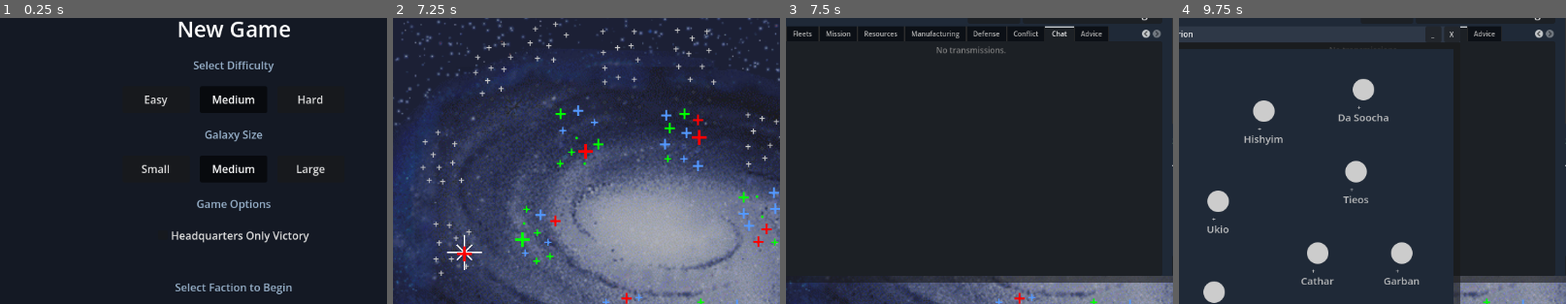
Above: before the commit, frames 1-4 (left to right).
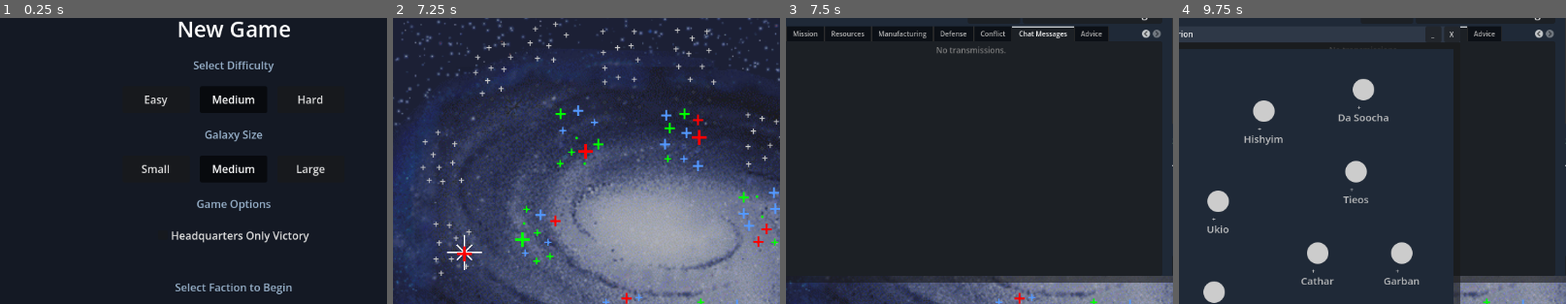
Above: after the commit, the same moments.

Repository: TeeJS/schmitz-wars
Game: Godot game, scene res://Menu.tscn
Two runs of this game, one before a commit and one after it. Both use one fixed random seed, a clock stepped at 60 frames per second and the inputs below.
Inputs:
- Up to frame 1 (0.25 s): no input
- Up to frame 2 (7.25 s): click "Easy" at 0.5 s; click "Easy" at 1.25 s; click "Medium" at 2 s; click "Hard" at 2.75 s; click "Small" at 3.5 s; click "Medium" at 4.25 s; click "Large" at 5 s; click "Headquarters Only Victory" at 5.75 s; click "Rebel Alliance" at 6.5 s
- Up to frame 3 (7.5 s): click "Chat" at 7.25 s
- Up to frame 4 (9.75 s): click "Continue Mission" at 8 s; click "Continue Mission" at 8.75 s; click "Abrion" at 9.5 s
The pictures show only the part of the screen within x 20-70%, y 13-63%; the shares and areas given below are measured in that part.

Frames 1-2 are identical in both runs. In frame 3, 0.9% of the frame differs, in the area x 2-73%, y 2-9%; in frame 4, nothing differs.
Error before the commit: Invalid assignment of property or key 'PendingMission' with value of type 'Nil' on a base object of type 'Nil'. (res://src/ui/message_window.gd:300)
Error after the commit: Invalid assignment of property or key 'PendingMission' with value of type 'Nil' on a base object of type 'Nil'. (res://src/ui/message_window.gd:339)

Commit message:
The in-game head-to-head pieces: Chat Messages, Compose Chat Message, shared speed, Waiting for Opponent, Save
Fig 5.10: the tab is titled Chat Messages, a double-click opens a message
(a single click still selects), and a Compose Chat Message button sits at
the bottom of the right-hand column in a head-to-head game; the incoming
line reads 'Message From The Empire'. Fig 5.11: the Compose Chat Message
window with 'Type your message here', Send message, Cancel, the Close
button and Return to Display Message Index; the message travels as the
chat command.

Manual p163: the game runs at the slower of the two speed settings and the
face of the control says '(set by opponent)' when the opponent's governs;
opening the Game Options screen stops the clock and the opponent sees
Waiting for Opponent, as does a Pause or a dropped connection; after a
minute a Leave Game button appears behind a confirmation. Save Game on the
Game Options screen, host only, confirms the game is on both computers
(every line already is) or says the relay is unreachable. A desync mid-game
is repaired from the shared log as in M2. Speed and pause travel as the
protocol's speed line, so a loaded game resumes at the recorded speeds.
Re-choosing the running speed no longer restarts the day.

Gates: tests/mp_screens.gd 58/58; tools/mp-flow-local.ps1 -Days 16 -Load
15/15 and 15/15, with the host's chat received, the guest's Waiting for
Opponent shown during the host's Game Options screen, and the host's face
showing the guest's slower setting. ui_smoke --main and the relay lockstep
gate unchanged.

Co-Authored-By: Claude Fable 5.1 <noreply@anthropic.com>

Diff:
--- a/src/command/command_applier.gd
+++ b/src/command/command_applier.gd
@@ -148,7 +148,11 @@
 			for h in GameSettings.HumanFactions:
 				if h == sender:
 					continue
-				var msg := GameMessage.new("Message from %s" % (sender.DisplayName if sender != null else "the other side"),
+				# Fig 5.10's row reads "Message From The Empire": the side's last name word.
+				var who := "other side"
+				if sender != null:
+					who = sender.DisplayName.get_slice(" ", sender.DisplayName.get_slice_count(" ") - 1)
+				var msg := GameMessage.new("Message From The %s" % who,
 					str(a.get("text", "")), Enums.MessageCategory.Chat, day)
 				EventBus.Tell(h, msg)
 			return Result.success()
--- a/src/net/lockstep_session.gd
+++ b/src/net/lockstep_session.gd
@@ -28,6 +28,8 @@
 var my_speed: int = 2
 var remote_speed: int = 2
 var remote_hello: Dictionary = {}
+## The relay said the opponent's seat dropped (`left`) and has not been retaken.
+var opponent_gone: bool = false
 var hello_mismatch: String = ""
 ## After a resync: did our replay reproduce our own hash (true = the opponent diverged)?
 var last_resync_faithful: bool = false
@@ -127,6 +129,10 @@
 			_check(d)
 		"speed":
 			remote_speed = int(msg.get("level", 2))
+		"left":
+			opponent_gone = true
+		"guest", "host":
+			opponent_gone = false
 
 
 func _check(d: int) -> void:
--- /dev/null
+++ b/src/ui/ComposeChatMessageWindow.tscn
@@ -0,0 +1,128 @@
+[gd_scene format=3]
+
+[ext_resource type="Script" path="res://src/ui/compose_chat_message_window.gd" id="1_compose"]
+
+[node name="ComposeChatMessageWindow" type="PanelContainer"]
+custom_minimum_size = Vector2(560, 320)
+offset_right = 560.0
+offset_bottom = 320.0
+script = ExtResource("1_compose")
+
+[node name="MainVBox" type="VBoxContainer" parent="."]
+layout_mode = 2
+theme_override_constants/separation = 0
+
+[node name="TitleBar" type="ColorRect" parent="MainVBox"]
+unique_name_in_owner = true
+custom_minimum_size = Vector2(0, 24)
+layout_mode = 2
+color = Color(0.18, 0.22, 0.28, 1)
+
+[node name="HBox" type="HBoxContainer" parent="MainVBox/TitleBar"]
+layout_mode = 1
+anchors_preset = 15
+anchor_right = 1.0
+anchor_bottom = 1.0
+grow_horizontal = 2
+grow_vertical = 2
+
+[node name="TitleBarLabel" type="Label" parent="MainVBox/TitleBar/HBox"]
+unique_name_in_owner = true
+layout_mode = 2
+size_flags_horizontal = 3
+theme_override_font_sizes/font_size = 12
+text = " Compose Chat Message"
+vertical_alignment = 1
+
+[node name="MinimizeButton" type="Button" parent="MainVBox/TitleBar/HBox"]
+unique_name_in_owner = true
+visible = false
+custom_minimum_size = Vector2(24, 0)
+layout_mode = 2
+theme_override_font_sizes/font_size = 10
+text = "_"
+
+[node name="CloseButton" type="Button" parent="MainVBox/TitleBar/HBox"]
+unique_name_in_owner = true
+custom_minimum_size = Vector2(24, 0)
+layout_mode = 2
+tooltip_text = "Close button."
+theme_override_font_sizes/font_size = 10
+text = "X"
+
+[node name="ContentArea" type="MarginContainer" parent="MainVBox"]
+unique_name_in_owner = true
+layout_mode = 2
+size_flags_vertical = 3
+theme_override_constants/margin_left = 12
+theme_override_constants/margin_top = 12
+theme_override_constants/margin_right = 12
+theme_override_constants/margin_bottom = 12
+
+[node name="ColorRect" type="ColorRect" parent="MainVBox/ContentArea"]
+layout_mode = 2
+color = Color(0.121569, 0.160784, 0.215686, 1)
+
+[node name="Split" type="HBoxContainer" parent="MainVBox/ContentArea"]
+layout_mode = 2
+theme_override_constants/separation = 12
+
+[node name="Left" type="VBoxContainer" parent="MainVBox/ContentArea/Split"]
+layout_mode = 2
+size_flags_horizontal = 3
+theme_override_constants/separation = 8
+
+[node name="Picture" type="ColorRect" parent="MainVBox/ContentArea/Split/Left"]
+custom_minimum_size = Vector2(0, 170)
+layout_mode = 2
+size_flags_vertical = 3
+color = Color(0.06, 0.08, 0.11, 1)
+
+[node name="PictureLabel" type="Label" parent="MainVBox/ContentArea/Split/Left/Picture"]
+layout_mode = 1
+anchors_preset = 15
+anchor_right = 1.0
+anchor_bottom = 1.0
+grow_horizontal = 2
+grow_vertical = 2
+theme_override_colors/font_color = Color(0.4, 0.45, 0.5, 1)
+text = "[ Picture ]"
+horizontal_alignment = 1
+vertical_alignment = 1
+
+[node name="MessageEntry" type="LineEdit" parent="MainVBox/ContentArea/Split/Left"]
+unique_name_in_owner = true
+layout_mode = 2
+tooltip_text = "Type your message here."
+placeholder_text = "Type your message here."
+max_length = 200
+
+[node name="SendRow" type="HBoxContainer" parent="MainVBox/ContentArea/Split/Left"]
+layout_mode = 2
+theme_override_constants/separation = 8
+alignment = 2
+
+[node name="BtnSend" type="Button" parent="MainVBox/ContentArea/Split/Left/SendRow"]
+unique_name_in_owner = true
+custom_minimum_size = Vector2(150, 32)
+layout_mode = 2
+tooltip_text = "Send message."
+text = "✓  Send message"
+
+[node name="BtnCancel" type="Button" parent="MainVBox/ContentArea/Split/Left/SendRow"]
+unique_name_in_owner = true
+custom_minimum_size = Vector2(110, 32)
+layout_mode = 2
+tooltip_text = "Cancel."
+text = "✕  Cancel"
+
+[node name="Right" type="VBoxContainer" parent="MainVBox/ContentArea/Split"]
+layout_mode = 2
+theme_override_constants/separation = 8
+
+[node name="BtnReturn" type="Button" parent="MainVBox/ContentArea/Split/Right"]
+unique_name_in_owner = true
+custom_minimum_size = Vector2(150, 48)
+layout_mode = 2
+tooltip_text = "Return to Display Message Index."
+text = "Return to Display\nMessage Index"
--- /dev/null
+++ b/src/ui/compose_chat_message_window.gd
@@ -0,0 +1,32 @@
+class_name ComposeChatMessageWindow
+extends DraggableWindow
+## Compose Chat Message window (manual p163, Fig 5.11): "Type your message
+## here", Send message, Cancel, the Close button, and Return to Display Message
+## Index. The message travels as a `chat` command and lands in the opponent's
+## Chat Messages ("processed through SD-7 or R2-D2's messaging system", p162).
+## _uiManager comes from DraggableWindow.
+
+
+func _ready() -> void:
+	super()
+	var entry: LineEdit = get_node("%MessageEntry")
+	entry.text_submitted.connect(func(_t: String) -> void: _send())
+	(get_node("%BtnSend") as Button).pressed.connect(_send)
+	(get_node("%BtnCancel") as Button).pressed.connect(CloseWindow)
+	(get_node("%BtnReturn") as Button).pressed.connect(func() -> void:
+		CloseWindow()
+		if _uiManager != null:
+			_uiManager.OnMessageIndexClicked("Chat"))
+	entry.grab_focus()
+
+
+func Setup(uiManager: UIManager) -> void:
+	_uiManager = uiManager
+
+
+func _send() -> void:
+	var text := (get_node("%MessageEntry") as LineEdit).text.strip_edges()
+	if text.is_empty():
+		return
+	CommandBus.issue("chat", { "text": text })
+	CloseWindow()
--- a/src/ui/game_manager.gd
+++ b/src/ui/game_manager.gd
@@ -52,6 +52,15 @@
 # day as due and _process advances it through the LockstepSession as soon as
 # the opponent's orders for it are complete.
 var _mpDayDue: bool = false
+var _menuOpen: bool = false          # the Game Options screen is up: the opponent waits
+var _appliedEffective: int = -1
+var _stallSince: int = -1            # ms; the opponent's end-of-day is overdue
+var _waitingSince: int = -1          # ms; the Waiting for Opponent box is up
+var _waitBox: AcceptDialog
+var _leaveBtn: Button
+var _resyncing: bool = false
+const WaitingAfterMs := 3000         # an overdue opponent becomes "waiting" after this
+const LeaveAfterMs := 60000          # Leave Game appears after this (design question D)
 
 
 func _ready() -> void:
@@ -170,6 +179,7 @@
 		session.absorb(lobby.take_held())
 		session.start()
 	MpSetup.session = session
+	_speed = session.my_speed if session.my_speed != 0 else DefaultSpeed
 	print("[GameManager] head-to-head: %s vs %s, room %s, day %d" % [us.Id, them.Id, lobby.code, StrategicTickManager.Today])
 
 
@@ -182,6 +192,7 @@
 			_mpDayDue = false
 	else:
 		session.pump()
+	_MpWatch(session)
 
 
 static func _ParseStringArg(prefix: String) -> String:
@@ -243,20 +254,134 @@
 	for i in SpeedNames.size():
 		_speedMenu.set_item_checked(_speedMenu.get_item_index(i), i == level)
 
+	# Head-to-head: my setting goes to the opponent; the clock runs at the
+	# slower of the two (manual p163).
+	var session: LockstepSession = MpSetup.session
+	if session != null:
+		session.set_speed(0 if _menuOpen else level)
+	_ApplyClock()
+
+
+## The clock as it should run now: my setting alone in single player; in a
+## head-to-head game the slowest of the two settings ("the game plays at the
+## slowest speed set on either computer", manual p163), and stopped while my
+## Game Options screen is up.
+func _ApplyClock() -> void:
+	var session: LockstepSession = MpSetup.session
+	var effective: int = _speed if session == null else mini(_speed, session.remote_speed)
+	_appliedEffective = effective
+
 	# THE CURRENT SETTING, ON THE FACE OF THE CONTROL (user-reported behaviour
-	# of the original).
-	_speedReadout.text = SpeedNames[level]
-
-	if level == 0:
+	# of the original). Addition for head-to-head: when the opponent's slower
+	# setting governs, the face says so.
+	if session != null and session.remote_speed < _speed:
+		_speedReadout.text = "%s (set by opponent)" % SpeedNames[effective]
+	else:
+		_speedReadout.text = SpeedNames[_speed]
+
+	if _speed == 0:
 		_tickTimer.stop()
 		if not _pauseBox.visible:
 			_pauseBox.popup_centered()
 		return
-
-	_tickTimer.wait_time = SpeedSeconds[level]
-	_tickTimer.start()
 	if _pauseBox.visible:
 		_pauseBox.hide()
+	if effective == 0 or _menuOpen:
+		# The opponent paused, or I am in the Game Options screen: no clock.
+		_tickTimer.stop()
+		return
+	# Idempotent: re-choosing the running setting must not restart the day.
+	if _tickTimer.is_stopped() or _tickTimer.wait_time != SpeedSeconds[effective]:
+		_tickTimer.wait_time = SpeedSeconds[effective]
+		_tickTimer.start()
+
+
+## The Game Options screen is up (open = true) or was closed. Manual p163:
+## "Your opponent will receive a Waiting for Opponent message, until you
+## return to the game."
+func MenuOpened(open: bool) -> void:
+	_menuOpen = open
+	print("[GameManager] Game Options screen %s on day %d" % ["opened" if open else "closed", StrategicTickManager.Today])
+	var session: LockstepSession = MpSetup.session
+	if session != null:
+		session.set_speed(0 if open else _speed)
+	_ApplyClock()
+
+
+## Waiting for Opponent (manual p163; docs/multiplayer-ui-design.md section 11):
+## up while the opponent is in their Game Options screen, chose Pause, or
+## dropped; after a minute a Leave Game button appears, behind a confirmation.
+func _MpWatch(session: LockstepSession) -> void:
+	# The opponent's speed changed: the slower of the two governs.
+	if mini(_speed, session.remote_speed) != _appliedEffective:
+		_ApplyClock()
+
+	# A desync: rebuild from the shared log (M2). Whoever drifted is repaired;
+	# the faithful side keeps waiting for the other to repair.
+	if session.state == LockstepSession.State.Desync and not _resyncing:
+		_resyncing = true
+		var ok: bool = session.resync()
+		_resyncing = false
+		if ok:
+			_strategicEngine = session.engine
+			_galaxyMap.InitializeMap(GameState.ActiveGalaxy, _uiManager)
+			_uiManager.RefreshNow()
+		print("[GameManager] desync on day %d: %s" % [StrategicTickManager.Today, "repaired from the log" if ok else "waiting for the opponent to repair"])
+
+	var now := Time.get_ticks_msec()
+	if _mpDayDue and session.state == LockstepSession.State.WaitingOpponent:
+		if _stallSince < 0:
+			_stallSince = now
+	else:
+		_stallSince = -1
+	var waiting: bool = session.remote_speed == 0 or session.opponent_gone \
+		or (_stallSince >= 0 and now - _stallSince > WaitingAfterMs)
+	# My own pause box has the screen; the manual's message is for the other side.
+	if _speed == 0 or _menuOpen:
+		waiting = false
+
+	if waiting:
+		if _waitBox == null:
+			_BuildWaitBox()
+		var text := "Waiting for opponent..."
+		if session.opponent_gone:
+			text += "\nConnection to your opponent was lost; waiting for them to rejoin."
+		_waitBox.dialog_text = text
+		if not _waitBox.visible:
+			print("[GameManager] Waiting for Opponent (day %d)" % StrategicTickManager.Today)
+			_waitingSince = now
+			_leaveBtn.visible = false
+			_waitBox.popup_centered()
+		elif not _leaveBtn.visible and now - _waitingSince > LeaveAfterMs:
+			_leaveBtn.visible = true
+	elif _waitBox != null and _waitBox.visible:
+		print("[GameManager] opponent is back (day %d)" % StrategicTickManager.Today)
+		_waitBox.hide()
+		_waitingSince = -1
+
+
+func _BuildWaitBox() -> void:
+	_waitBox = AcceptDialog.new()
+	_waitBox.title = "Waiting for Opponent"
+	_waitBox.exclusive = true
+	_waitBox.unresizable = true
+	_waitBox.get_ok_button().hide()
+	_leaveBtn = _waitBox.add_button("Leave Game", true, "leave")
+	_leaveBtn.visible = false
+	_waitBox.custom_action.connect(func(action: StringName) -> void:
+		if action != &"leave":
+			return
+		var confirm := ConfirmationDialog.new()
+		confirm.title = "Leave Game"
+		confirm.dialog_text = "Leave this game? It will be available to reload from either player."
+		confirm.ok_button_text = "Leave"
+		add_child(confirm)
+		confirm.confirmed.connect(func() -> void:
+			MpSetup.reset()
+			get_tree().change_scene_to_file("res://Menu.tscn"))
+		confirm.canceled.connect(func() -> void: confirm.queue_free())
+		confirm.popup_centered())
+	add_child(_waitBox)
 
 
 ## THE MANUAL'S KEYBOARD TABLE: Alt+P Pause; Alt++/Alt+- speed up / down
--- a/src/ui/in_game_menu_window.gd
+++ b/src/ui/in_game_menu_window.gd
@@ -13,6 +13,28 @@
 	var btnX: Button = get_node("%CloseButton")
 
 	btnResume.pressed.connect(func() -> void: queue_free())
+
+	# HEAD-TO-HEAD (manual p163). "Bring up the Game Options Screen. Your
+	# opponent will receive a Waiting for Opponent message, until you return to
+	# the game": the clock tells the opponent while this window is open.
+	# "Only the host player can save the game": Save Game, host only.
+	if MpSetup.session != null:
+		var gm: GameManager = get_tree().current_scene as GameManager
+		if gm != null:
+			gm.MenuOpened(true)
+			tree_exited.connect(func() -> void: gm.MenuOpened(false))
+		var save := Button.new()
+		save.text = "Save Game"
+		save.custom_minimum_size = Vector2(0, 30)
+		var column: Node = btnResume.get_parent()
+		column.add_child(save)
+		column.move_child(save, btnResume.get_index() + 1)
+		if MpSetup.hosting:
+			save.tooltip_text = "Save the game on both computers."
+			save.pressed.connect(_save)
+		else:
+			save.disabled = true
+			save.tooltip_text = "Only the host can save."
 	btnX.pressed.connect(func() -> void: queue_free())
 	btnExitToMenu.pressed.connect(func() -> void:
 		MpSetup.reset()
@@ -20,3 +42,20 @@
 	btnExitToDesktop.pressed.connect(func() -> void:
 		MpSetup.reset()
 		get_tree().quit())
+
+
+## "Star Wars Rebellion will create a saved game on both computers in the same
+## saved game slots" (p163-p164). Every line of the game is already on the relay
+## and in both clients' logs, so Save confirms rather than writes: it names the
+## game and the day, or says honestly that the relay cannot be reached.
+func _save() -> void:
+	var lobby: RelayClient = MpSetup.lobby
+	var ok: bool = lobby != null and lobby.transport.is_connected_now() and MpSetup.session.state != LockstepSession.State.Desync
+	var box := AcceptDialog.new()
+	box.title = "Save Game"
+	if ok:
+		box.dialog_text = "Saved on both computers: \"%s\", Day %d." % [lobby.name, StrategicTickManager.Today]
+	else:
+		box.dialog_text = "Not saved: the relay cannot be reached right now."
+	add_child(box)
+	box.popup_centered()
--- a/src/ui/message_window.gd
+++ b/src/ui/message_window.gd
@@ -57,6 +57,7 @@
 
 	BuildAllTab()
 	BuildIndexBar()
+	BuildComposeButton()
 
 	# Two tabs whose display differs from the node/enum name that keys the
 	# filtering: the shipped alerts-menu word is the singular "Mission"
@@ -69,6 +70,9 @@
 			_tabContainer.set_tab_title(i, "Mission")
 		elif tab == AllTab:
 			_tabContainer.set_tab_title(i, "All Messages")
+		elif tab == "Chat":
+			# "Click the Chat Messages tab" (manual p163, Fig 5.10).
+			_tabContainer.set_tab_title(i, "Chat Messages")
 
 	# Listen for when the player manually clicks a different tab inside the window
 	_tabContainer.tab_changed.connect(OnTabManuallyChanged)
@@ -279,11 +283,46 @@
 			else:
 				_picked.erase(capturedMsg)
 			ShowDetail(capturedMsg, msgBtn))
+		# "Double-click a message to view it" (manual p163): the manual's gesture
+		# opens the message and leaves the row picked; a single click still works.
+		msgBtn.gui_input.connect(func(event: InputEvent) -> void:
+			if event is InputEventMouseButton and event.double_click and event.button_index == MOUSE_BUTTON_LEFT:
+				if not _picked.has(capturedMsg):
+					_picked.append(capturedMsg)
+				msgBtn.set_pressed_no_signal(true)
+				ShowDetail(capturedMsg, msgBtn)
+				msgBtn.accept_event())
 
 		activeList.add_child(msgBtn)
 
 	# Automatically select and display the newest transmission in the list
 	ShowDetail(filteredMessages[0], null)
+
+
+# "Click the button on the bottom right-hand side of the window to send a
+# message to your opponent" (manual p163, Fig 5.10: the last button of the
+# right-hand column). Head-to-head only - there is nobody to chat with in a
+# single-player game.
+var _composeBtn: Button
+
+
+func BuildComposeButton() -> void:
+	if GameSettings.HumanFactions.size() < 2:
+		return
+	var detail: VBoxContainer = get_node_or_null("%DetailView")
+	if detail == null:
+		return
+	var row := HBoxContainer.new()
+	row.alignment = BoxContainer.ALIGNMENT_END
+	_composeBtn = Button.new()
+	_composeBtn.text = "Compose Chat Message"
+	_composeBtn.tooltip_text = "Compose chat message - send a message to your opponent."
+	_composeBtn.custom_minimum_size = Vector2(0, 30)
+	_composeBtn.pressed.connect(func() -> void:
+		if _uiManager != null:
+			_uiManager.OpenComposeChatMessage())
+	row.add_child(_composeBtn)
+	detail.add_child(row)
 
 
 # The original's mission report carries a tick and a cross - "Do you wish
--- a/src/ui/ui_manager.gd
+++ b/src/ui/ui_manager.gd
@@ -140,6 +140,17 @@
 			categoryBtn.modulate = Color(1.5, 1.5, 0.5)
 
 
+## Compose Chat Message (manual p163, Fig 5.11). Loaded by path: the window
+## did not exist when Main.tscn's template slots were assigned.
+const ComposeChatMessageWindowScene := "res://src/ui/ComposeChatMessageWindow.tscn"
+
+
+func OpenComposeChatMessage() -> void:
+	OpenWindow("Compose Chat Message", load(ComposeChatMessageWindowScene),
+		func(window) -> void: window.Setup(self),
+		Vector2(120, 120))
+
+
 func OnMessageIndexClicked(category: String = "All") -> void:
 	OpenWindow("Communications", MessageWindowTemplate,
 		func(window) -> void: window.OpenToCategory(category),
--- a/tests/mp_flow.gd
+++ b/tests/mp_flow.gd
@@ -135,7 +135,39 @@
 	gm.SetSpeed(4)   # Fast
 	var last := -1
 	var deadline := Time.get_ticks_msec() + 600000
+	var ui: UIManager = gm.get_node("UIManager")
+	var menu_opened_at := -1
+	var saw_waiting := false
+	var saw_opponent_speed := false
+	var slowed := false
+	var restored := false
 	while StrategicTickManager.Today < start + _days:
+		var d := StrategicTickManager.Today - start
+		# The host chats on day 3, opens the Game Options screen on day 6 for
+		# 4 s (the guest must see Waiting for Opponent), and the guest sets
+		# Medium on day 10 for 2 days (the host's face must say so).
+		if _role == "host" and d == 3 and last != StrategicTickManager.Today:
+			CommandBus.issue("chat", { "text": "I have you now." })
+		if _role == "host" and d == 6 and menu_opened_at < 0:
+			ui.OnMenuButtonClicked()
+			print("[mp_flow] host opens the Game Options screen")
+			menu_opened_at = Time.get_ticks_msec()
+		if menu_opened_at > 0 and Time.get_ticks_msec() - menu_opened_at > 4000:
+			menu_opened_at = 0
+			for w in ui.get_children():
+				if w is DraggableWindow and w.scene_file_path.ends_with("InGameMenuWindow.tscn"):
+					print("[mp_flow] host closes the Game Options screen")
+					(w as DraggableWindow).CloseWindow()
+		if _role == "guest" and d == 10 and not slowed:
+			slowed = true
+			gm.SetSpeed(3)
+		if _role == "guest" and d == 12 and slowed and not restored:
+			restored = true
+			gm.SetSpeed(4)
+		if gm._waitBox != null and gm._waitBox.visible:
+			saw_waiting = true
+		if gm._speedReadout.text.contains("set by opponent"):
+			saw_opponent_speed = true
 		if Time.get_ticks_msec() > deadline:
 			await _fail("the game stalled on day %d" % StrategicTickManager.Today)
 			return
@@ -150,7 +182,15 @@
 		await process_frame
 	if _log != null:
 		_log.close()
+	var chat := false
+	for m in EventBus.VisibleMessages():
+		if m.Category == Enums.MessageCategory.Chat and m.Title == "Message From The Alliance":
+			chat = true
 	print("[mp_flow] %s done: day %d, session %s" % [_role, StrategicTickManager.Today, LockstepSession.State.keys()[MpSetup.session.state]])
+	if _role == "guest":
+		print("[mp_flow] guest checks: waiting box seen=%s, chat from the Alliance received=%s" % [str(saw_waiting), str(chat)])
+	else:
+		print("[mp_flow] host checks: opponent's slower speed shown=%s" % str(saw_opponent_speed))
 	# A closed browser: nothing tidy - the relay keeps the game.
 	quit(0)
 
--- a/tests/mp_screens.gd
+++ b/tests/mp_screens.gd
@@ -20,6 +20,8 @@
 	await _join()
 	await _options(true)
 	await _options(false)
+	await _compose()
+	await _chat_tab()
 	print("[mp_screens] %d checks, %d failed" % [_checks, _fails])
 	quit(1 if _fails > 0 else 0)
 
@@ -151,6 +153,47 @@
 	MpSetup.reset()
 
 
+func _compose() -> void:
+	var w := await _open("res://src/ui/ComposeChatMessageWindow.tscn")
+	_check((w.get_node("%TitleBarLabel") as Label).text.strip_edges() == "Compose Chat Message", "Fig 5.11: title")
+	_check((w.get_node("%MessageEntry") as LineEdit).placeholder_text == "Type your message here.", "Fig 5.11: 'Type your message here'")
+	_check((w.get_node("%BtnSend") as Button).text.ends_with("Send message"), "Fig 5.11: Send message")
+	_check((w.get_node("%BtnCancel") as Button).text.ends_with("Cancel"), "Fig 5.11: Cancel")
+	_check((w.get_node("%BtnReturn") as Button).text.replace("\n", " ") == "Return to Display Message Index", "Fig 5.11: Return to Display Message Index")
+	_check((w.get_node("%CloseButton") as Button).visible, "Fig 5.11: Close button")
+	await _close(w)
+
+
+func _chat_tab() -> void:
+	GameSettings.HumanFactions = [FactionRegistry.Playable[0], FactionRegistry.Playable[1]]
+	var w := await _open("res://src/ui/MessageWindow.tscn")
+	# The window re-parents its tab column in _ready, which drops the unique-name owner.
+	var tabs: TabContainer = w.find_child("MessageTabs", true, false)
+	var title := ""
+	for i in tabs.get_child_count():
+		if tabs.get_child(i).name == "Chat":
+			title = tabs.get_tab_title(i)
+	_check(title == "Chat Messages", "Fig 5.10: the tab is 'Chat Messages'")
+	var compose: Button = null
+	for row in (w.find_child("DetailView", true, false) as VBoxContainer).get_children():
+		for c in row.get_children():
+			if c is Button and (c as Button).text == "Compose Chat Message":
+				compose = c
+	_check(compose != null, "Fig 5.10: Compose chat message, bottom of the right-hand column")
+	var last := (w.find_child("DetailView", true, false) as VBoxContainer).get_child((w.find_child("DetailView", true, false) as VBoxContainer).get_child_count() - 1)
+	_check(compose != null and compose.get_parent() == last, "Fig 5.10: it is the last thing in the column")
+	await _close(w)
+	GameSettings.HumanFactions = []
+	var w2 := await _open("res://src/ui/MessageWindow.tscn")
+	var any := false
+	for row in (w2.find_child("DetailView", true, false) as VBoxContainer).get_children():
+		for c in row.get_children():
+			if c is Button and (c as Button).text == "Compose Chat Message":
+				any = true
+	_check(not any, "single player: no Compose button")
+	await _close(w2)
+
+
 func _label(s: Node, path: String) -> String:
 	var l: Label = s.get_node_or_null("CenterContainer/Console/" + path)
 	return l.text if l != null else ""
Not shown, added: src/ui/compose_chat_message_window.gd.uid
Not shown, added: tests/mp_flow.gd.uid
Not shown, changed: HANDOFF.md
Not shown, changed: docs/BACKPORT-LOG.md
Not shown, changed: docs/multiplayer-plan.md
Not shown, changed: docs/multiplayer-ui-design.md
